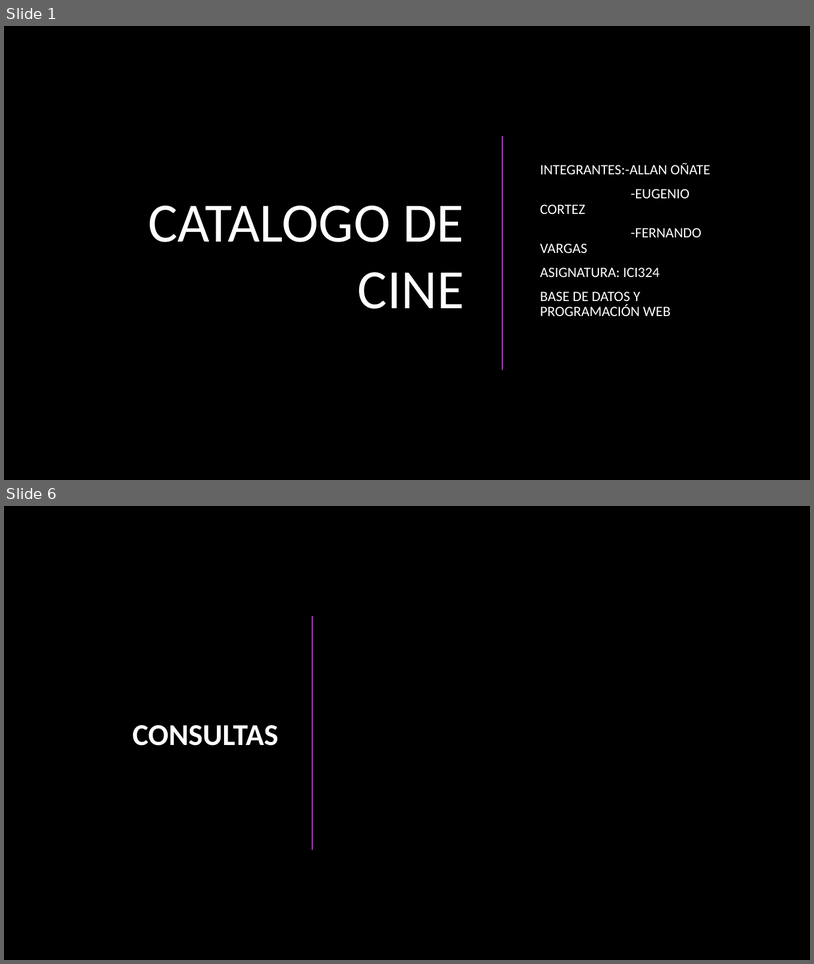
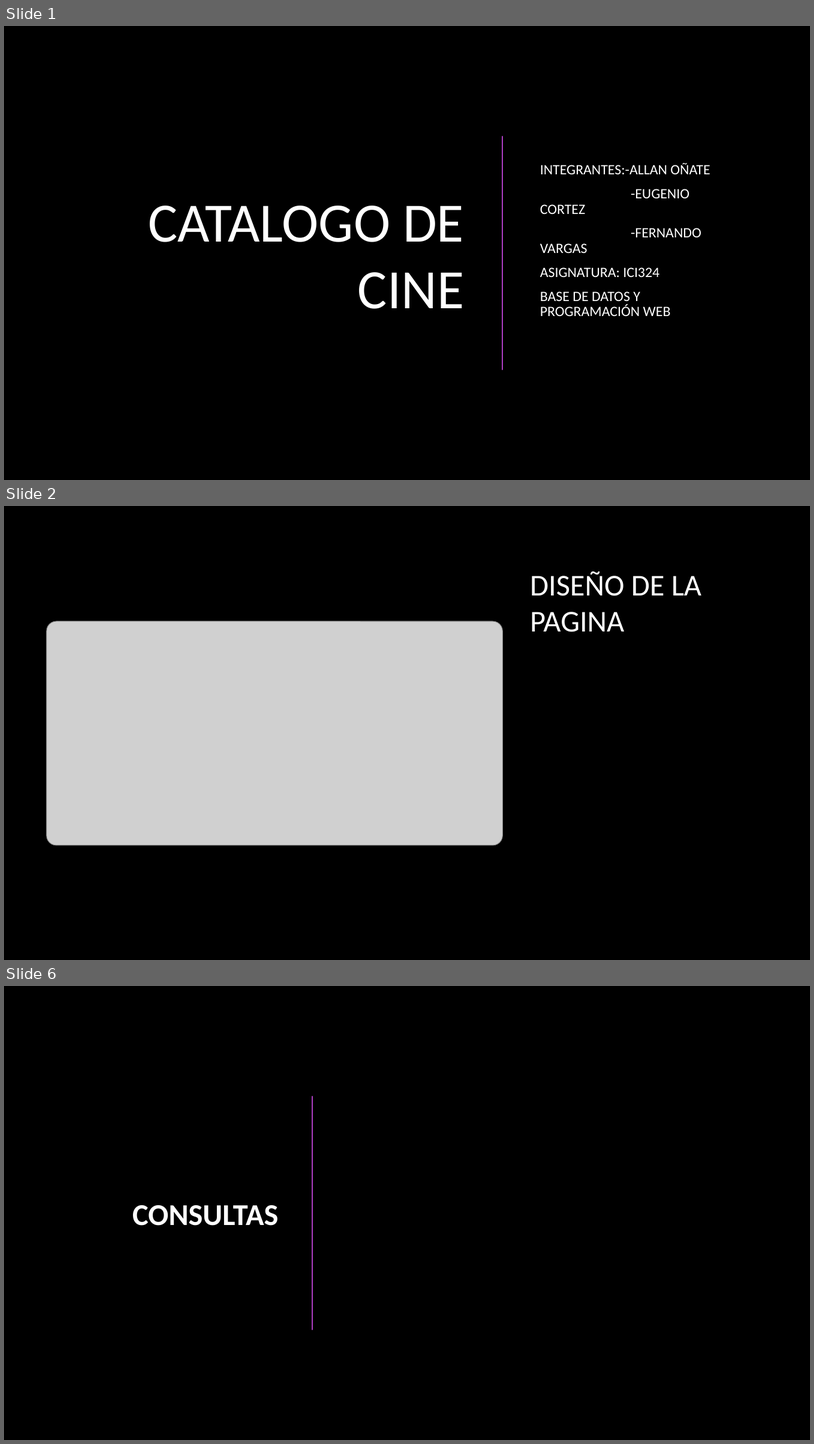
Before and after one commit to fervargasuv/Catalogo_video, a slide deck: Catalogo_cine.pptx. Shown one above the other, each under a label of ours: slides 1 and 6 before the commit, slides 1, 2 and 6 after it; the slides between them are not shown. The pictures are 814x964 and 814x1444 pixels, drawn with LibreOffice and Linux fonts; fonts in the diff are those of the drawing; grey boxes stand for pictures; background and template pictures are left out. Boxes give left, top, right and bottom in pixels: in the first picture for what was removed or moved away, otherwise in the second. Text is boxed around its words. In the diff, an @@ line names an element or a change of style, - is before the commit and + after.

```diff
--- a/Catalogo_cine.pptx
+++ b/Catalogo_cine.pptx
@@ slide 2 added at (x1=4, y1=506, x2=810, y2=960), background picture (left out) @@
@@ title added at (x1=530, y1=571, x2=702, y2=632), 36 pt, text #FFFFFF @@
+DISEÑO DE LA PAGINA
@@ picture added at (x1=47, y1=621, x2=503, y2=845) @@
```
Also in this commit, not shown: 2 slides changed, 2 other slides added, 3 slides removed, 5 other files.
